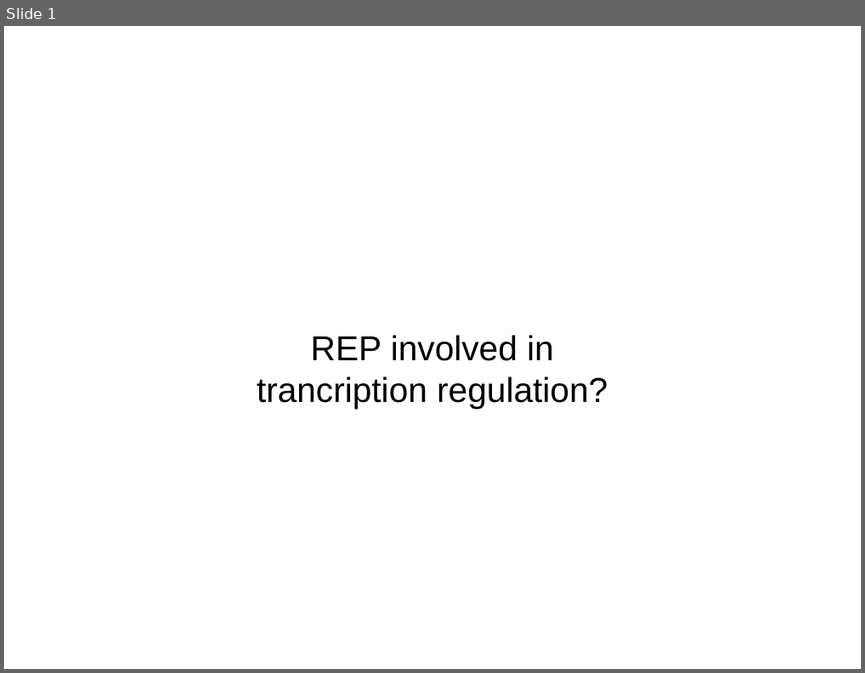
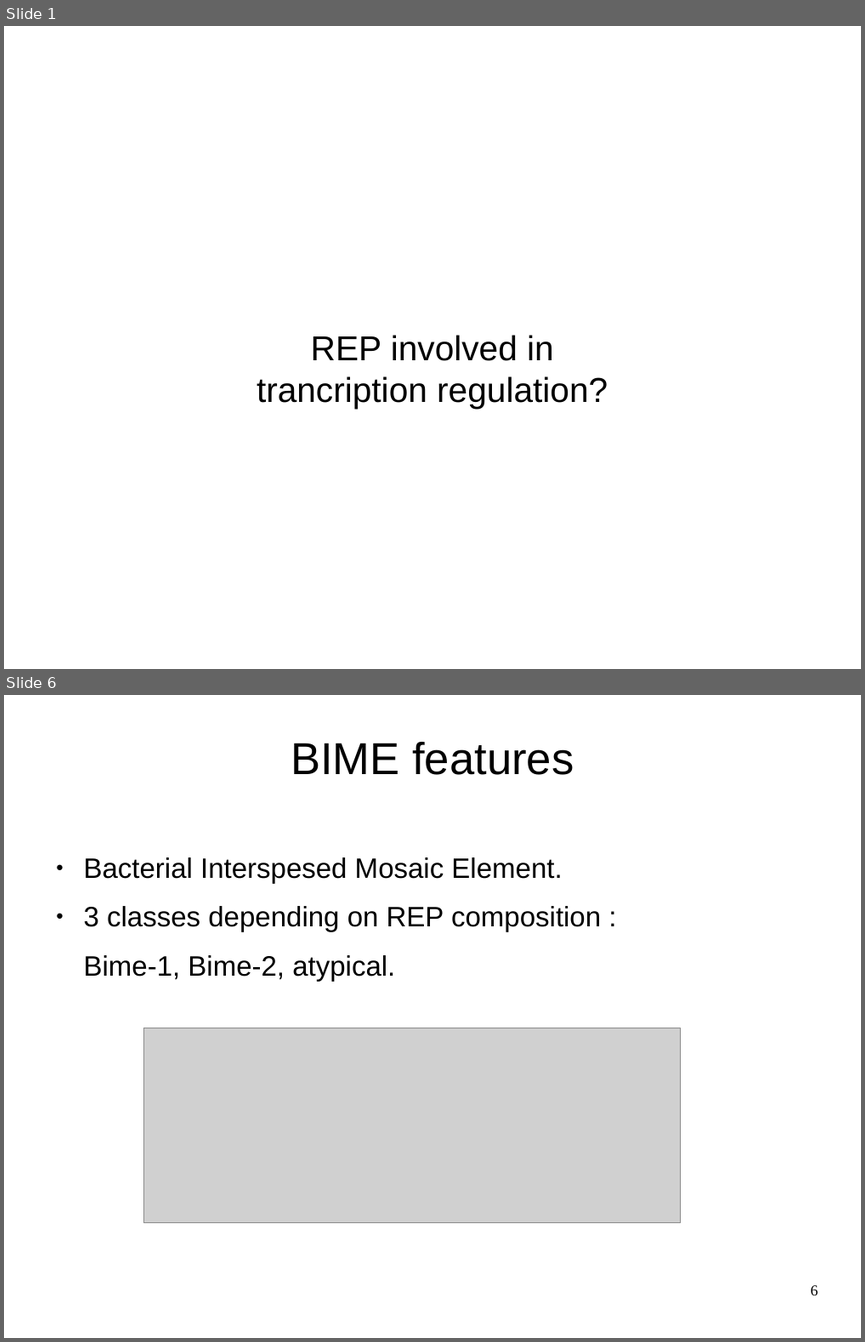
Before and after one commit to mesmeraf/stage_M2, a slide deck: presentation.odp. Shown one above the other, each under a label of ours: slide 1 before the commit, slides 1 and 6 after it; the slides between them are not shown. The pictures are 865x673 and 865x1342 pixels, drawn with LibreOffice and Linux fonts; fonts in the diff are those of the drawing; grey boxes stand for pictures; background and template pictures are left out. Boxes give left, top, right and bottom in pixels: in the first picture for what was removed or moved away, otherwise in the second. Text is boxed around its words. In the diff, an @@ line names an element or a change of style, - is before the commit and + after.

```diff
--- a/presentation.odp
+++ b/presentation.odp
@@ slide 6 added at bbox=[4, 695, 861, 1338], background picture (left out) @@
@@ title added at bbox=[290, 742, 574, 775], 41.4 pt, text #000000 @@
+BIME features
@@ text added at bbox=[84, 857, 601, 981], 26 pt, text #000000 @@
+● Bacterial Interspesed Mosaic Element.
+● 3 classes depending on REP composition :
+Bime-1, Bime-2, atypical.
@@ picture added at bbox=[144, 1027, 681, 1223] @@
@@ page number added at bbox=[811, 1285, 818, 1295], 14 pt, text #000000 @@
+6
```
Also in this commit, not shown: 4 slides changed, 16 other slides added, 10 other files.
